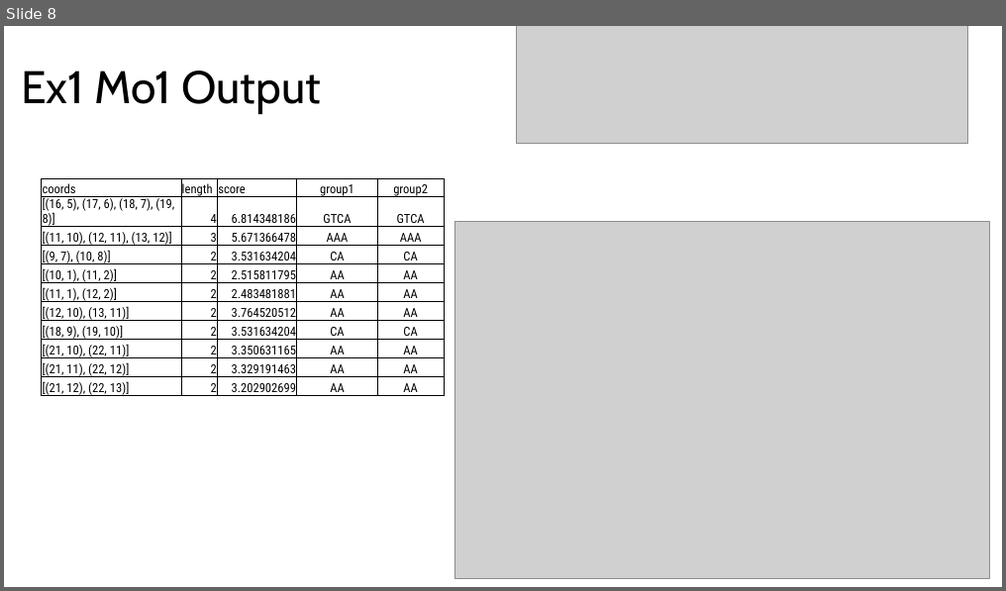
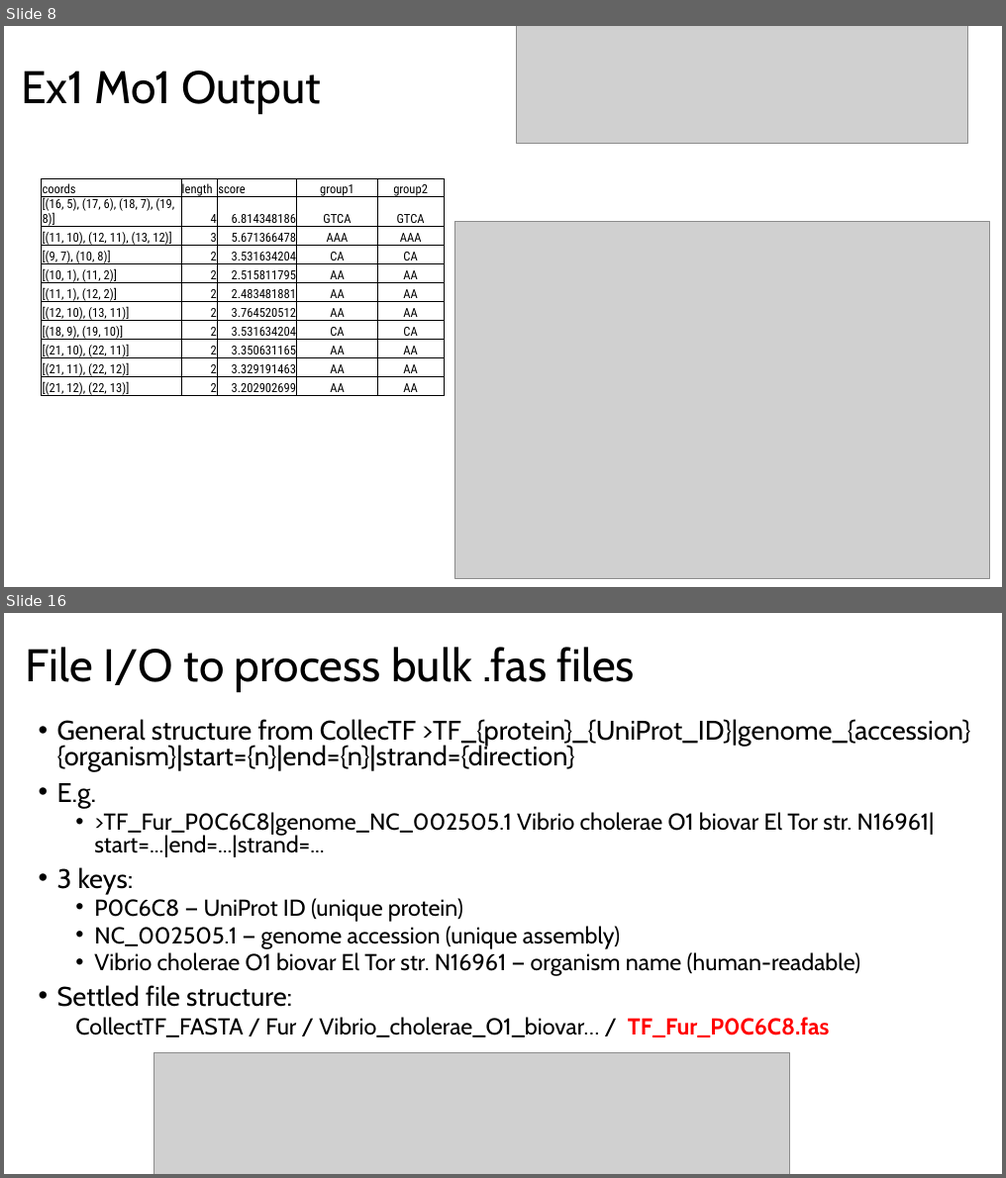
Before and after one commit to eshin21/drippy, a slide deck: Presentations/May Motif Gallery.pptx. Shown one above the other, each under a label of ours: slide 8 before the commit, slides 8 and 16 after it; the slides between them are not shown. The pictures are 1006x591 and 1006x1178 pixels, drawn with LibreOffice and Linux fonts; fonts in the diff are those of the drawing; grey boxes stand for pictures. Boxes give left, top, right and bottom in pixels: in the first picture for what was removed or moved away, otherwise in the second. Text is boxed around its words. In the diff, an @@ line names an element or a change of style, - is before the commit and + after.

Commit message:
updating local copy github name

```diff
--- a/Presentations/May Motif Gallery.pptx
+++ b/Presentations/May Motif Gallery.pptx
@@ slide 16 added at (4, 613, 1002, 1174), background #FFFFFF @@
@@ title added at (26, 647, 636, 692), 44 pt, text #000000 @@
+File I/O to process bulk .fas files
@@ text added at (57, 719, 970, 1038), 22.2 pt, text #000000 @@
+• General structure from CollecTF >TF_{protein}_{UniProt_ID}|genome_{accession} {organism}|start={n}|end={n}|strand={direction}
+• E.g.
+  • >TF_Fur_P0C6C8|genome_NC_002505.1 Vibrio cholerae O1 biovar El Tor str. N16961|start=...|end=...|strand=...
+• 3 keys:
+  • P0C6C8 — UniProt ID (unique protein)
+  • NC_002505.1 — genome accession (unique assembly)
+  • Vibrio cholerae O1 biovar El Tor str. N16961 — organism name (human-readable)
+• Settled file structure:
+  CollectTF_FASTA / Fur / Vibrio_cholerae_O1_biovar… / TF_Fur_P0C6C8.fas
@@ picture added at (153, 1054, 790, 1174) @@
```
Also in this commit, not shown: 8 slides changed, 9 other slides added, 43 other files.
